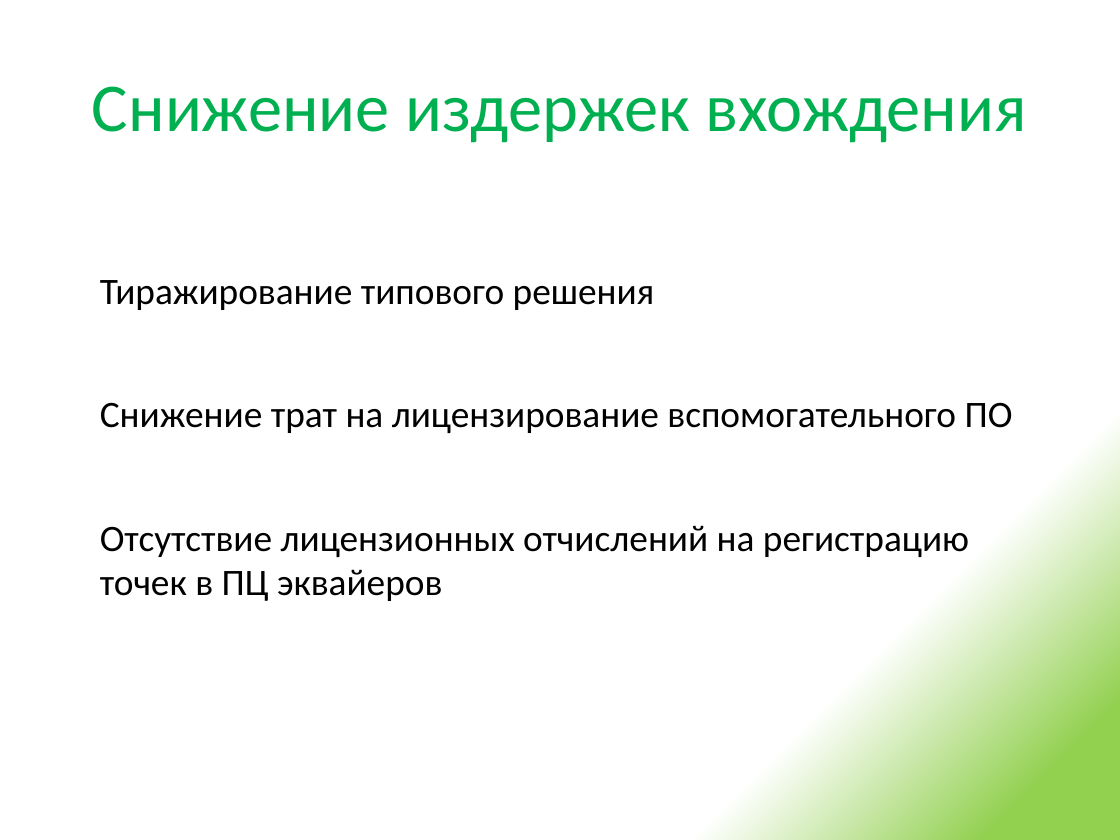
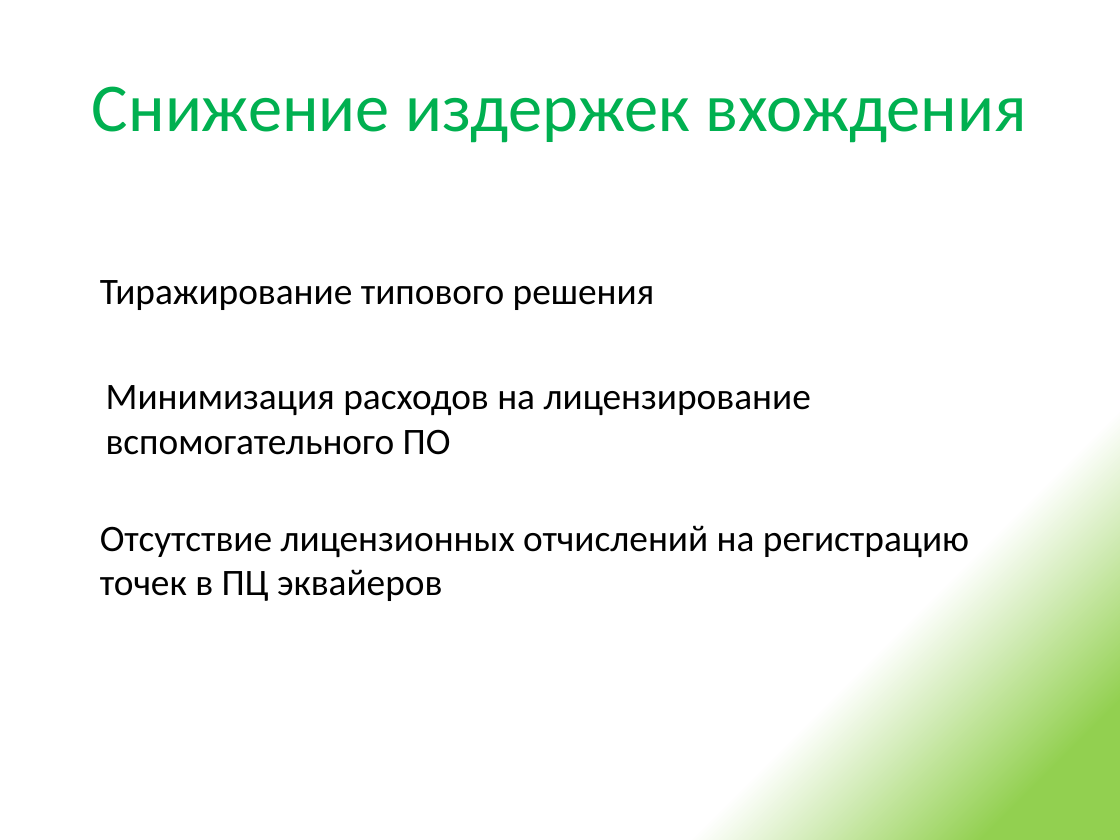
Before and after one commit to urgal/scft, a slide deck: slide 7 of Docs/Презентация решения.pptx (slide 8 before the commit). Drawn at 1120x840 pixels with LibreOffice and Linux fonts; fonts in the diff are those of the drawing. Boxes give left, top, right and bottom in pixels: in the first picture for what was removed or moved away, otherwise in the second. Text is boxed around its words. In the diff, an @@ line names an element or a change of style, - is before the commit and + after.

```diff
--- a/Docs/Презентация решения.pptx
+++ b/Docs/Презентация решения.pptx
@@ text at (106, 385, 811, 455): text changed @@
-Снижение трат на лицензирование вспомогательного ПО
+Минимизация расходов на лицензирование
+вспомогательного ПО
```
Also in this commit, not shown: 2 other slides changed, 4 slides added, 2 slides removed, 4 other files.
